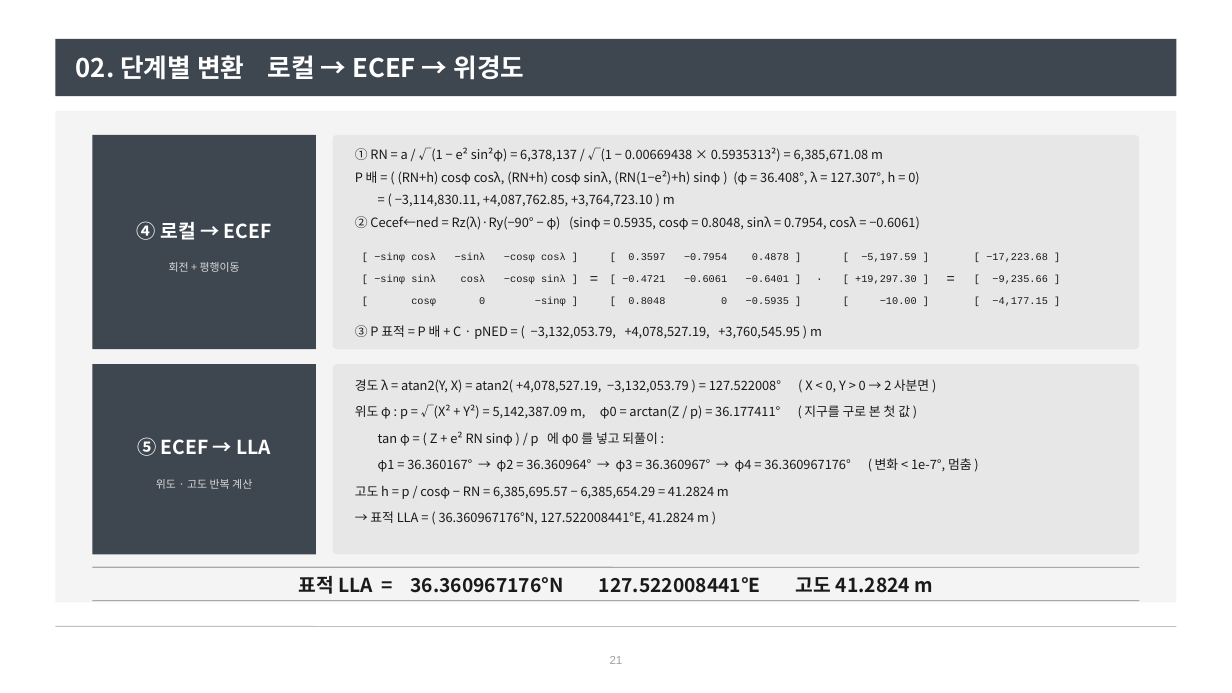
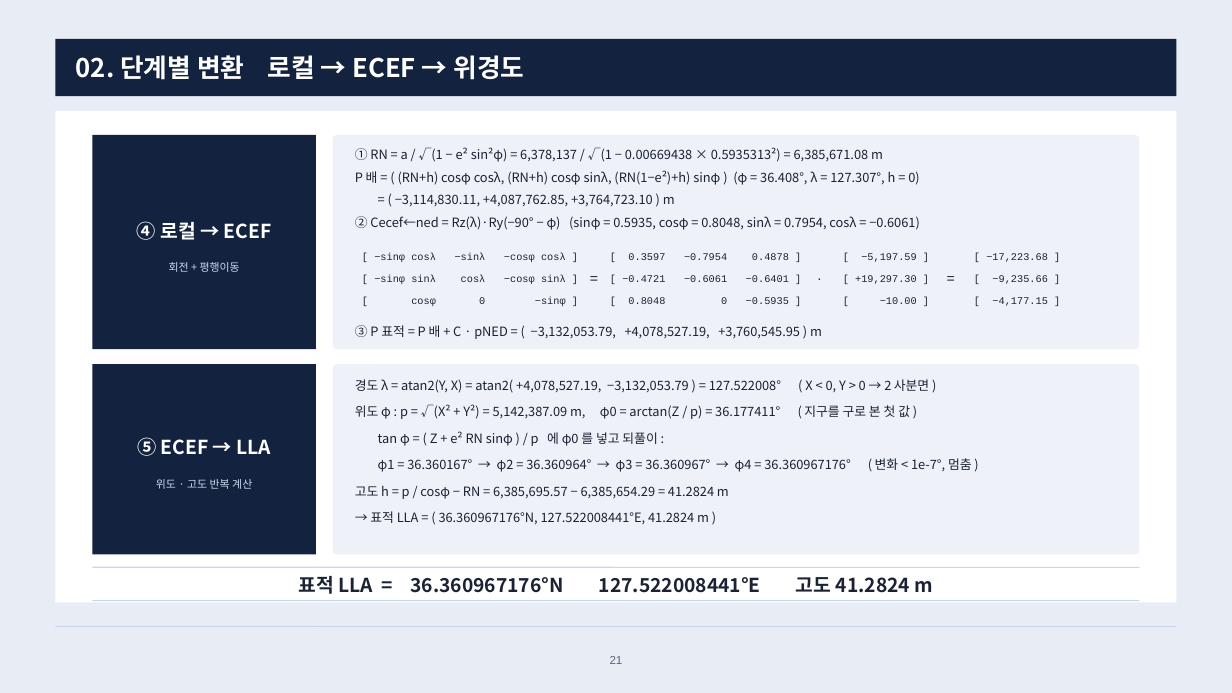
Before and after one commit to harley-hwan/radar-sw-study, a slide deck: slide 21 of Part2_CoordFrames/ref/산출물/좌표계와_좌표변환.pptx. Drawn at 1232x693 pixels with LibreOffice and Linux fonts; fonts in the diff are those of the drawing. Boxes give left, top, right and bottom in pixels: in the first picture for what was removed or moved away, otherwise in the second. Text is boxed around its words. In the diff, an @@ line names an element or a change of style, - is before the commit and + after.

```diff
--- a/Part2_CoordFrames/ref/산출물/좌표계와_좌표변환.pptx
+++ b/Part2_CoordFrames/ref/산출물/좌표계와_좌표변환.pptx
@@ background #FFFFFF to #E8EDF5 @@
@@ rectangle at <box>55,111,1177,603</box>: fill #F4F4F4 to #FFFFFF @@
@@ rounded rectangle at <box>333,135,1140,349</box>: fill #E7E7E7 to #EEF1F7 @@
@@ text at <box>169,262,240,272</box>: text colour #D8D8D8 to #C9D6EC in "회전 + 평행이동" @@
@@ text colour #1A1A1A to #1A2233 in 19 elements at <box>355,147,919,230</box>, <box>374,253,566,262</box>, <box>628,253,789,260</box>, <box>861,253,917,262</box>, <box>986,253,1048,262</box>, <box>374,275,566,284</box>, <box>622,275,789,282</box>, <box>855,275,917,284</box>, <box>992,275,1048,284</box>, <box>411,297,665,446</box>, <box>701,217,789,304</box>, <box>880,297,917,304</box>, <box>992,297,1048,306</box>, <box>355,325,822,339</box>, <box>355,379,972,524</box>, <box>299,576,933,594</box>, <box>588,268,601,288</box>, <box>813,268,826,288</box>, <box>945,268,958,288</box> @@
@@ fill #3E4650 to #13233F in 3 elements at <box>55,39,1177,96</box>, <box>92,135,316,349</box>, <box>92,364,316,555</box> @@
@@ rounded rectangle at <box>333,364,1140,555</box>: fill #E7E7E7 to #EEF1F7 @@
@@ text at <box>156,479,252,489</box>: text colour #D8D8D8 to #C9D6EC in "위도 · 고도 반복 계산" @@
@@ line (92, 567) - (1140, 567): stroke #A8A8A8 0.9 pt to #C9D6EC 0.9 pt @@
@@ line (55, 627) - (1177, 627): stroke #BFBFBF 0.75 pt to #C9D6EC 0.75 pt @@
@@ line (92, 601) - (1140, 601): stroke #A8A8A8 0.9 pt to #C9D6EC 0.9 pt @@
@@ text "21" at <box>610,656,623,664</box>: text colour #A0A0A0 to #5A6478 @@
```
Also in this commit, not shown: 29 other slides changed, 1 slide added, 1 slide removed, 13 other files.
